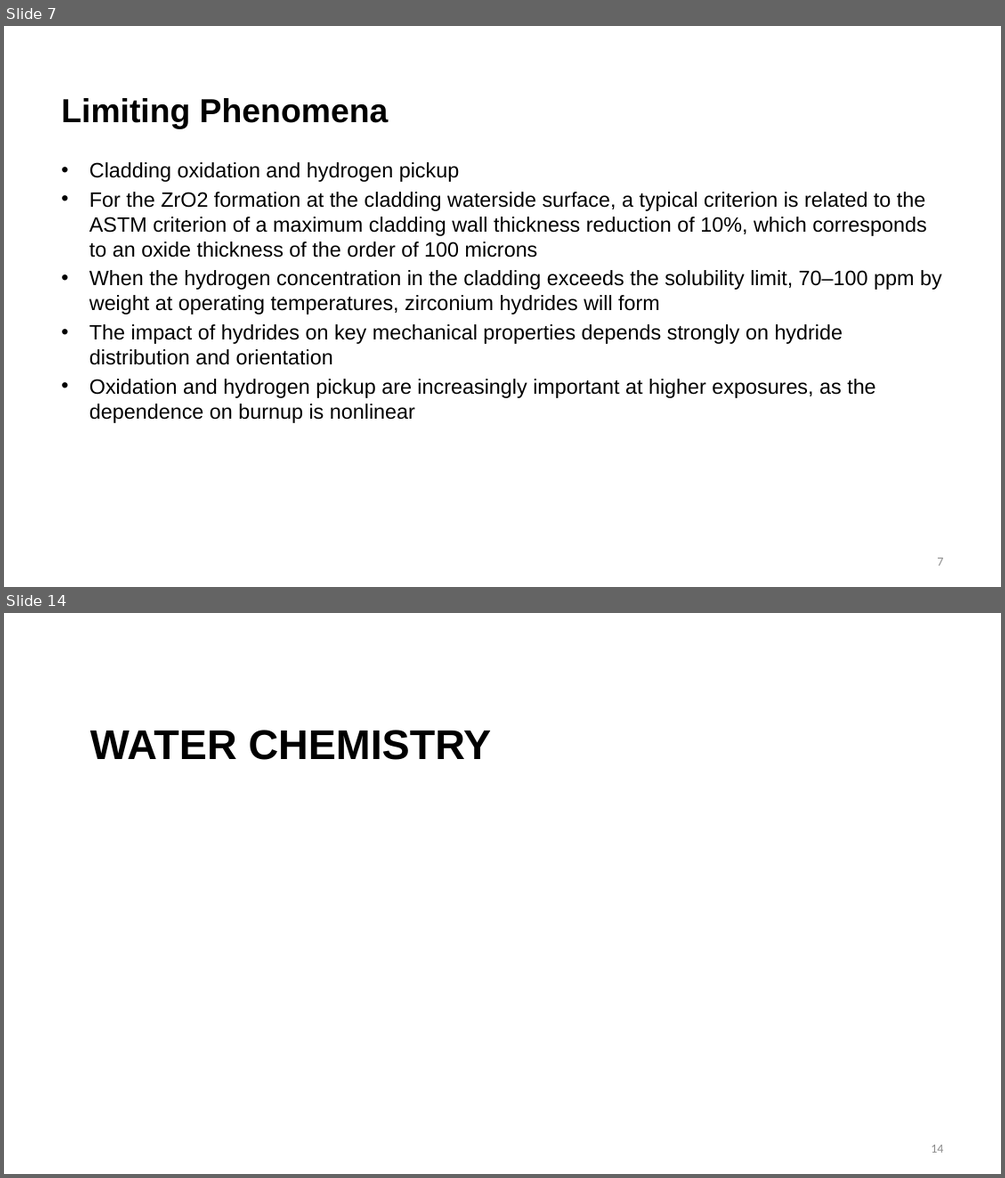
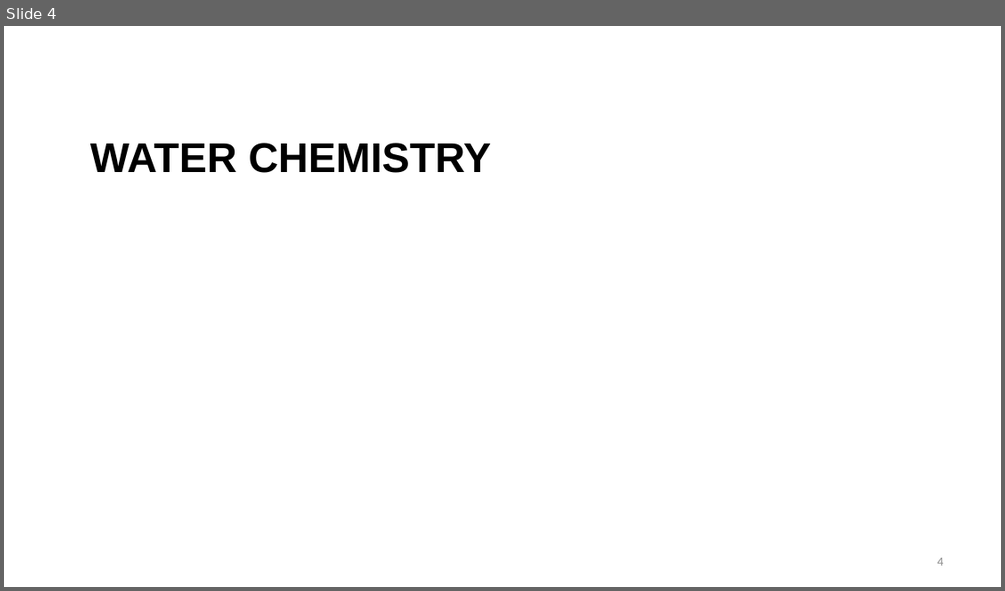
Before and after one commit to benbeeler/TEACHING, a slide deck: Nuclear_Fuel_Performance/NE533_Spring2026/Module4/Lec20_Limits_WaterChem.pptx. Shown one above the other, each under a label of ours: slides 7 and 14 before the commit, slide 4 after it; the slides between them are not shown. The pictures are 1005x1178 and 1005x591 pixels, drawn with LibreOffice and Linux fonts; fonts in the diff are those of the drawing; background and template pictures are left out. Boxes give left, top, right and bottom in pixels: in the first picture for what was removed or moved away, otherwise in the second. Text is boxed around its words. In the diff, an @@ line names an element or a change of style, - is before the commit and + after.

```diff
--- a/Nuclear_Fuel_Performance/NE533_Spring2026/Module4/Lec20_Limits_WaterChem.pptx
+++ b/Nuclear_Fuel_Performance/NE533_Spring2026/Module4/Lec20_Limits_WaterChem.pptx
@@ slide 7 removed at [4, 26, 1001, 587], background #FFFFFF @@
@@ title removed at [61, 98, 388, 129] @@
-Limiting Phenomena
@@ text removed at [89, 162, 942, 423] @@
-• Cladding oxidation and hydrogen pickup
-• For the ZrO2 formation at the cladding waterside surface, a typical criterion is related to the ASTM criterion of a maximum cladding wall thickness reduction of 10%, which corresponds to an oxide thickness of the order of 100 microns
-• When the hydrogen concentration in the cladding exceeds the solubility limit, 70–100 ppm by weight at operating temperatures, zirconium hydrides will form
-• The impact of hydrides on key mechanical properties depends strongly on hydride distribution and orientation
-• Oxidation and hydrogen pickup are increasingly important at higher exposures, as the dependence on burnup is nonlinear
@@ page number removed at [937, 557, 943, 565] @@
-7
@@ what was slide 14 is now slide 4 @@
@@ page number at [937, 557, 943, 565]: text changed @@
-14
+4
```
Also in this commit, not shown: 7 slides changed, 11 slides added, 9 other slides removed, 9 other files.
